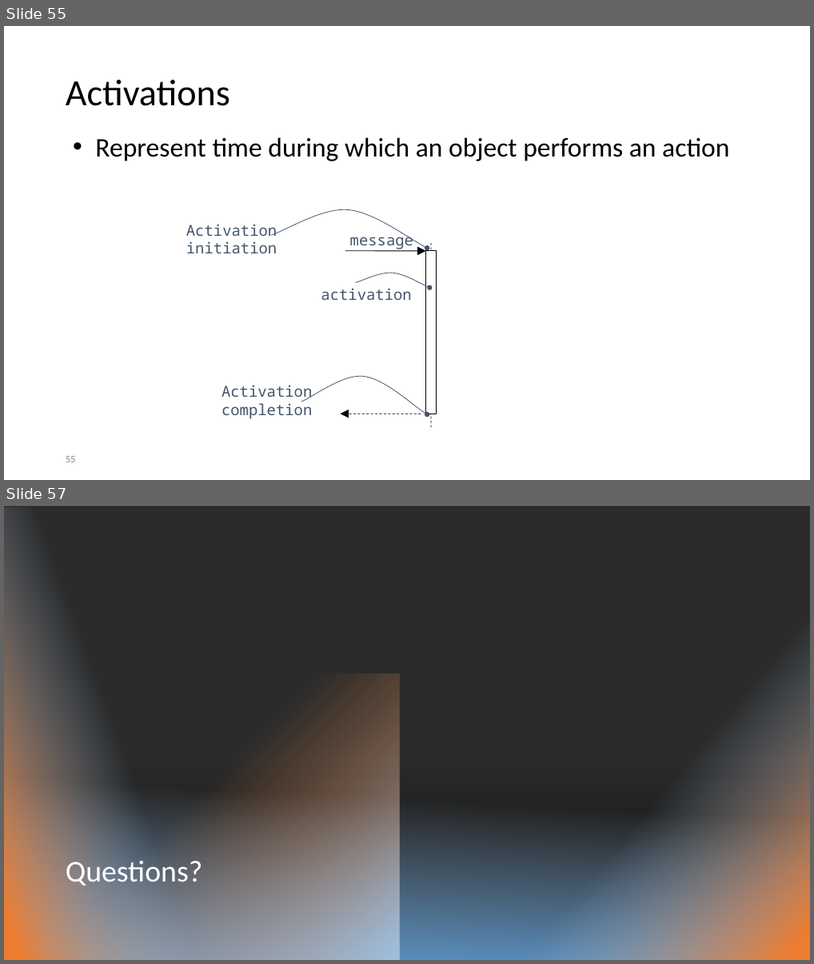
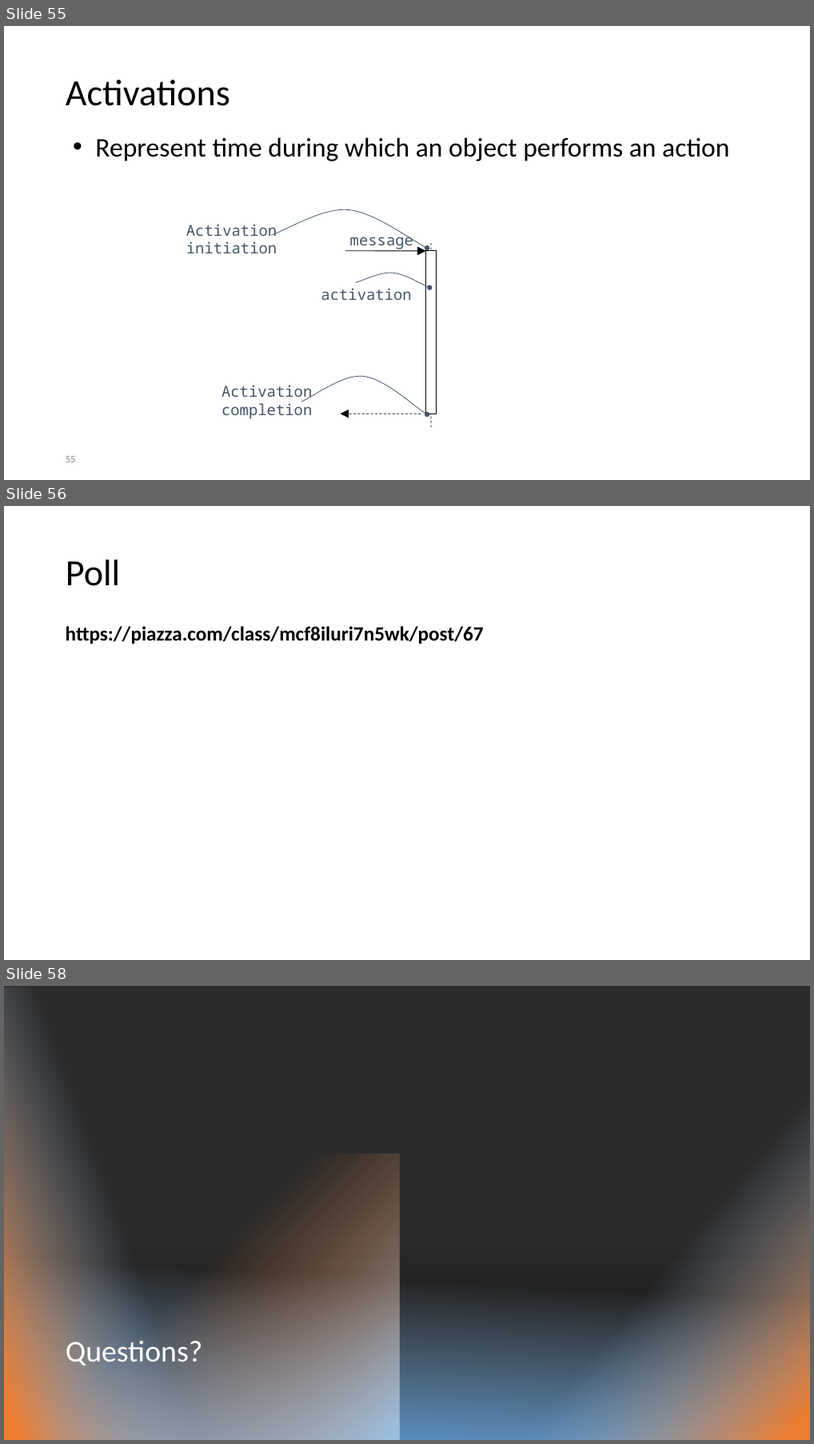
Before and after one commit to kthanasi-git/SW_Engineering, a slide deck: SOFTWARE ENGINEERING/SLIDES/6-Use Cases and SSDs.pptx. Shown one above the other, each under a label of ours: slides 55 and 57 before the commit, slides 55, 56 and 58 after it; the slides between them are not shown. The pictures are 814x964 and 814x1444 pixels, drawn with LibreOffice and Linux fonts; fonts in the diff are those of the drawing; background and template pictures are left out; a plain dark background stands for a picture behind light text. Boxes give left, top, right and bottom in pixels: in the first picture for what was removed or moved away, otherwise in the second. Text is boxed around its words. In the diff, an @@ line names an element or a change of style, - is before the commit and + after.

```diff
--- a/SOFTWARE ENGINEERING/SLIDES/6-Use Cases and SSDs.pptx
+++ b/SOFTWARE ENGINEERING/SLIDES/6-Use Cases and SSDs.pptx
@@ slide 56 added at bbox=[4, 506, 810, 960], background #FFFFFF @@
@@ title added at bbox=[66, 560, 120, 586], 44 pt, text #000000 @@
+Poll
@@ text added at bbox=[66, 626, 484, 644], 24 pt, text #000000, bold @@
+https://piazza.com/class/mcf8iluri7n5wk/post/67
@@ what was slide 57 is now slide 58 @@
```
Also in this commit, not shown: 3 slides changed, 2 other files.
